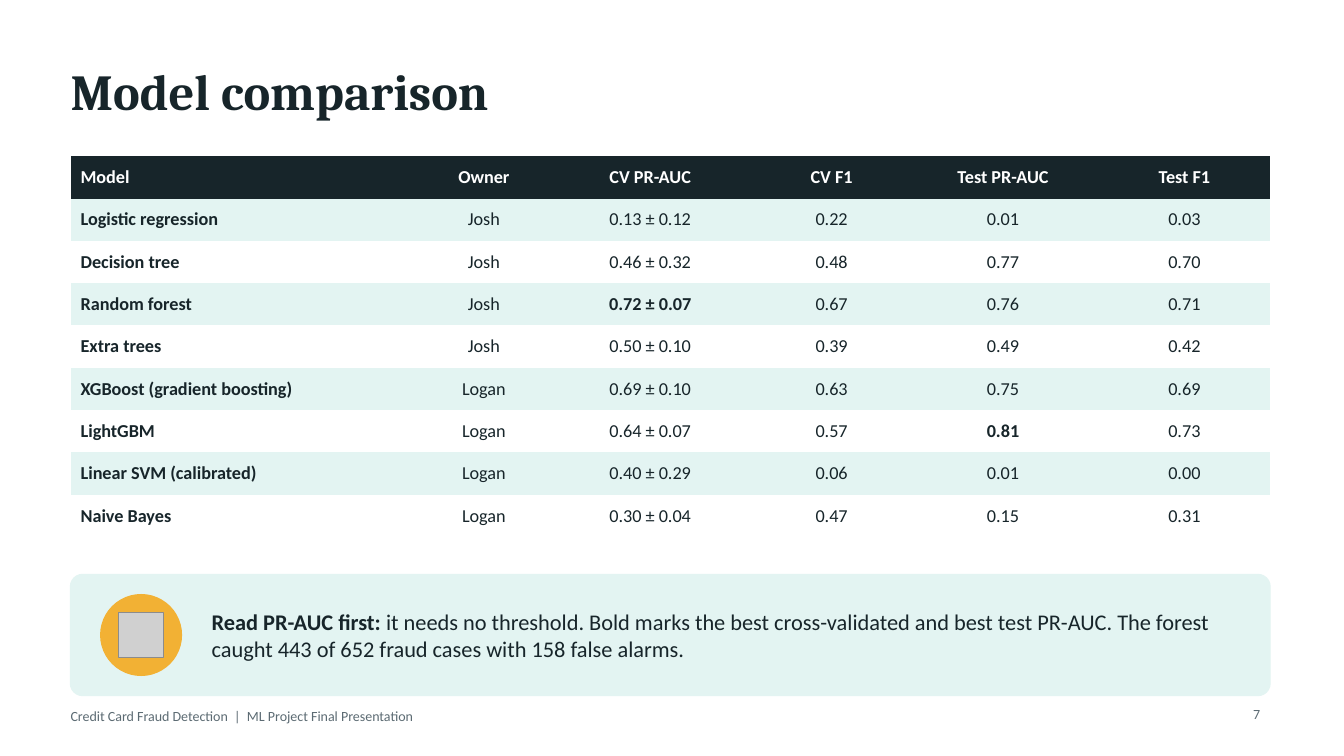
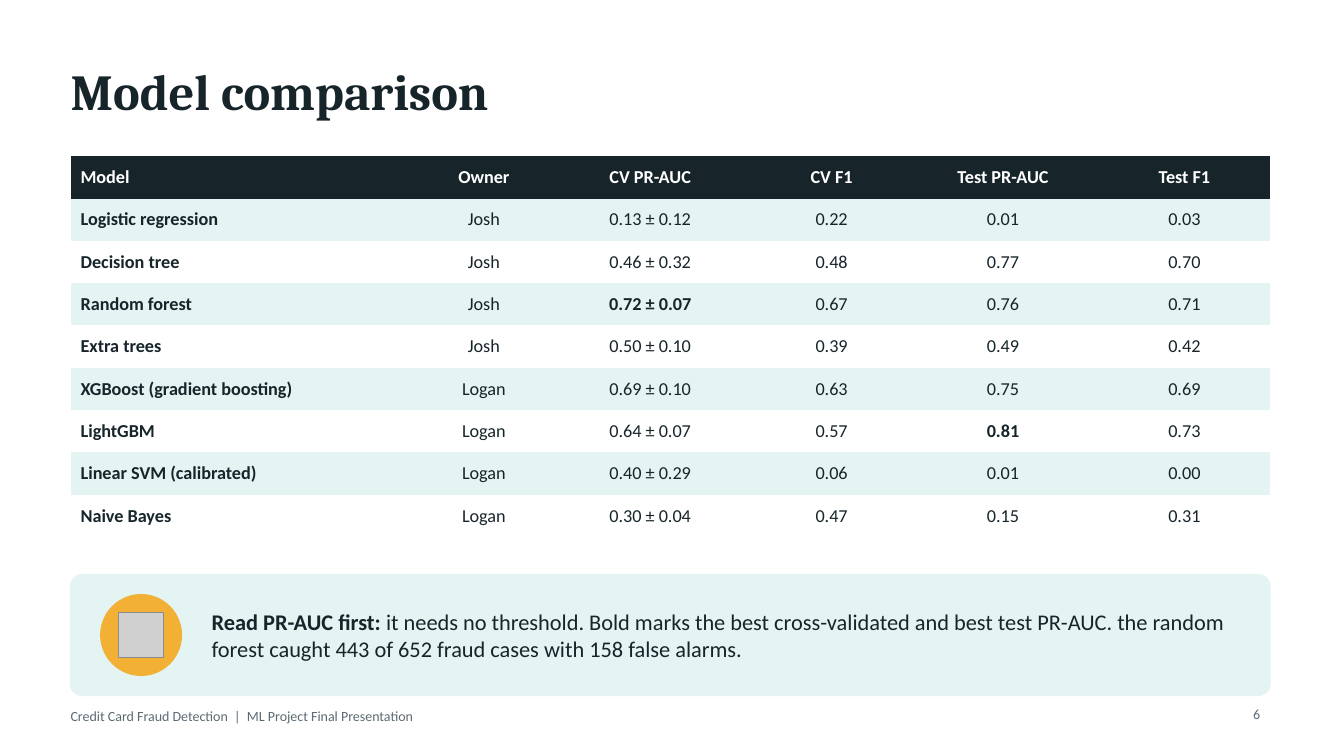
Before and after one commit to joshmfrancis/FraudLens, a slide deck: slide 6 of Presentations/Final Presentation/Final Presentation.pptx (slide 7 before the commit). Drawn at 1344x756 pixels with LibreOffice and Linux fonts; fonts in the diff are those of the drawing; grey boxes stand for pictures. Boxes give left, top, right and bottom in pixels: in the first picture for what was removed or moved away, otherwise in the second. Text is boxed around its words. In the diff, an @@ line names an element or a change of style, - is before the commit and + after.

```diff
--- a/Presentations/Final Presentation/Final Presentation.pptx
+++ b/Presentations/Final Presentation/Final Presentation.pptx
@@ text at <box>212,614,1224,661</box>: text changed @@
-Read PR-AUC first: it needs no threshold. Bold marks the best cross-validated and best test PR-AUC. The forest caught 443 of 652 fraud cases with 158 false alarms.
+Read PR-AUC first: it needs no threshold. Bold marks the best cross-validated and best test PR-AUC. the random forest caught 443 of 652 fraud cases with 158 false alarms.
@@ page number at <box>1253,709,1260,719</box>: text changed @@
-7
+6
```
Also in this commit, not shown: 4 other slides changed, 2 slides removed.
